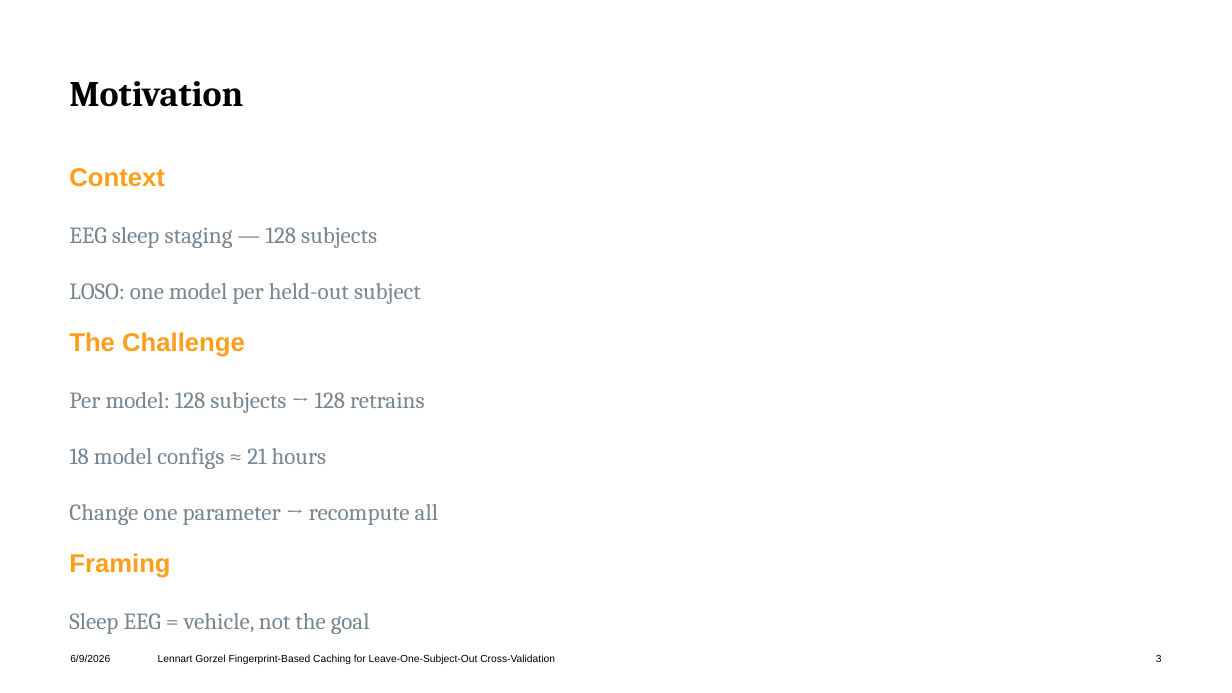
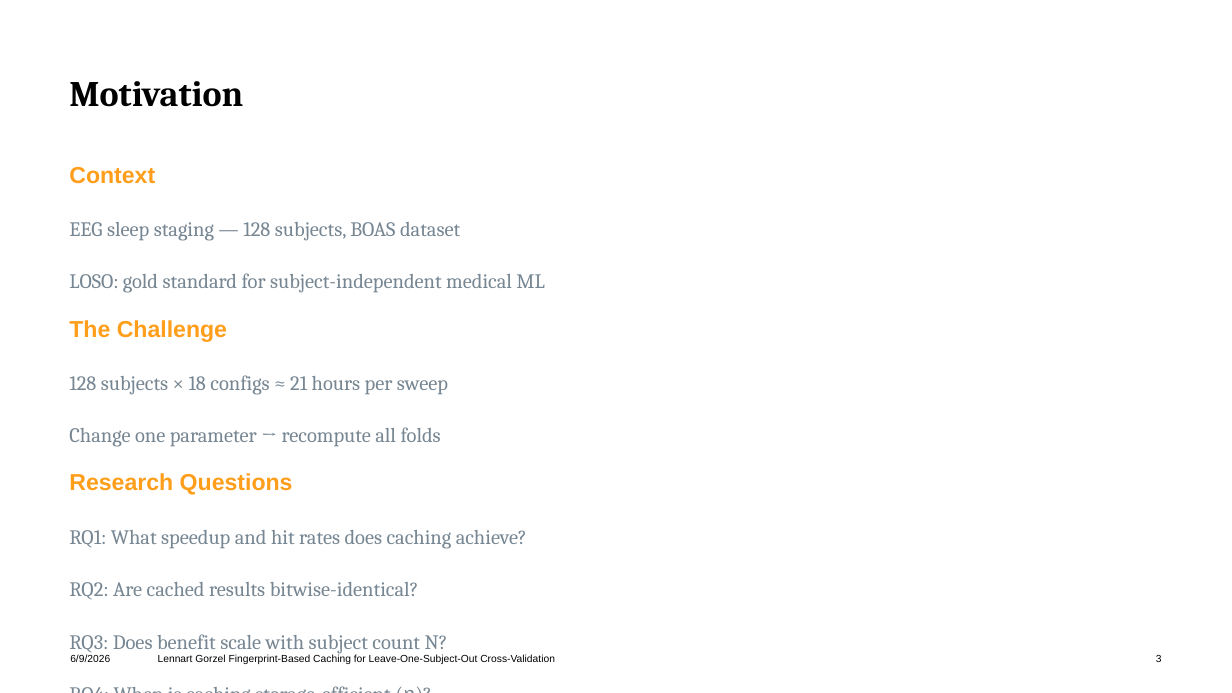
Before and after one commit to Horsti95/BachlorThesis, a slide deck: slide 3 of thesis/presentation/Thesis_Presentation_Gorzel.pptx. Drawn at 1232x693 pixels with LibreOffice and Linux fonts; fonts in the diff are those of the drawing; background and template pictures are left out. Boxes give left, top, right and bottom in pixels: in the first picture for what was removed or moved away, otherwise in the second. Text is boxed around its words. In the diff, an @@ line names an element or a change of style, - is before the commit and + after.

```diff
--- a/thesis/presentation/Thesis_Presentation_Gorzel.pptx
+++ b/thesis/presentation/Thesis_Presentation_Gorzel.pptx
@@ text at <box>69,167,227,342</box>: size 20 to 18 pt in "Context", "The Challenge" @@
@@ text at <box>69,222,544,293</box>: text changed; size 18 to 16 pt @@
-  EEG sleep staging — 128 subjects
-  LOSO: one model per held-out subject
+  EEG sleep staging — 128 subjects, BOAS dataset
+  LOSO: gold standard for subject-independent medical ML
@@ text at <box>69,375,527,655</box>: text changed; size 18 to 16 pt @@
-  Per model: 128 subjects → 128 retrains
-  18 model configs ≈ 21 hours
-  Change one parameter → recompute all
-Framing
-  Sleep EEG = vehicle, not the goal
+  128 subjects × 18 configs ≈ 21 hours per sweep
+  Change one parameter → recompute all folds
+Research Questions
+  RQ1: What speedup and hit rates does caching achieve?
+  RQ2: Are cached results bitwise-identical?
+  RQ3: Does benefit scale with subject count N?
+  RQ4: When is caching storage-efficient (η)?
```
Also in this commit, not shown: 3 other slides changed, 1 other file.
